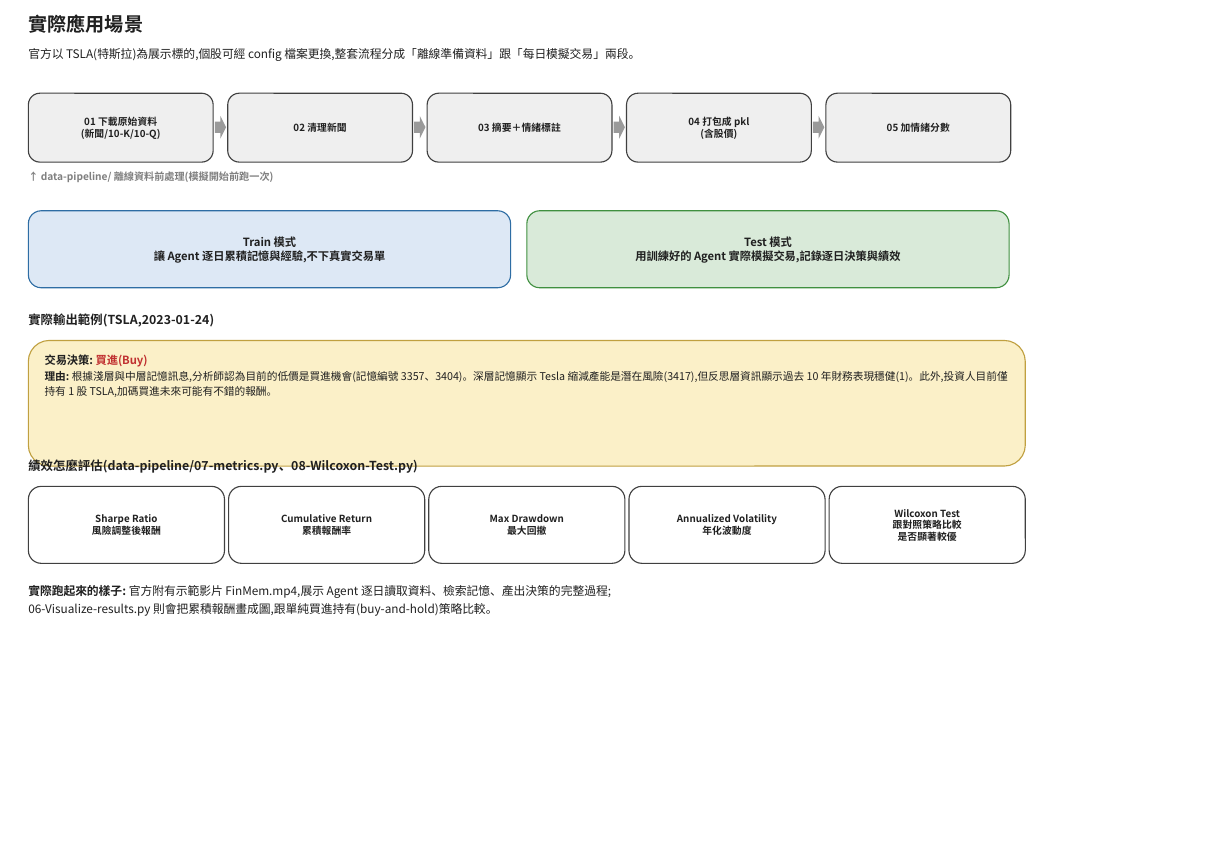
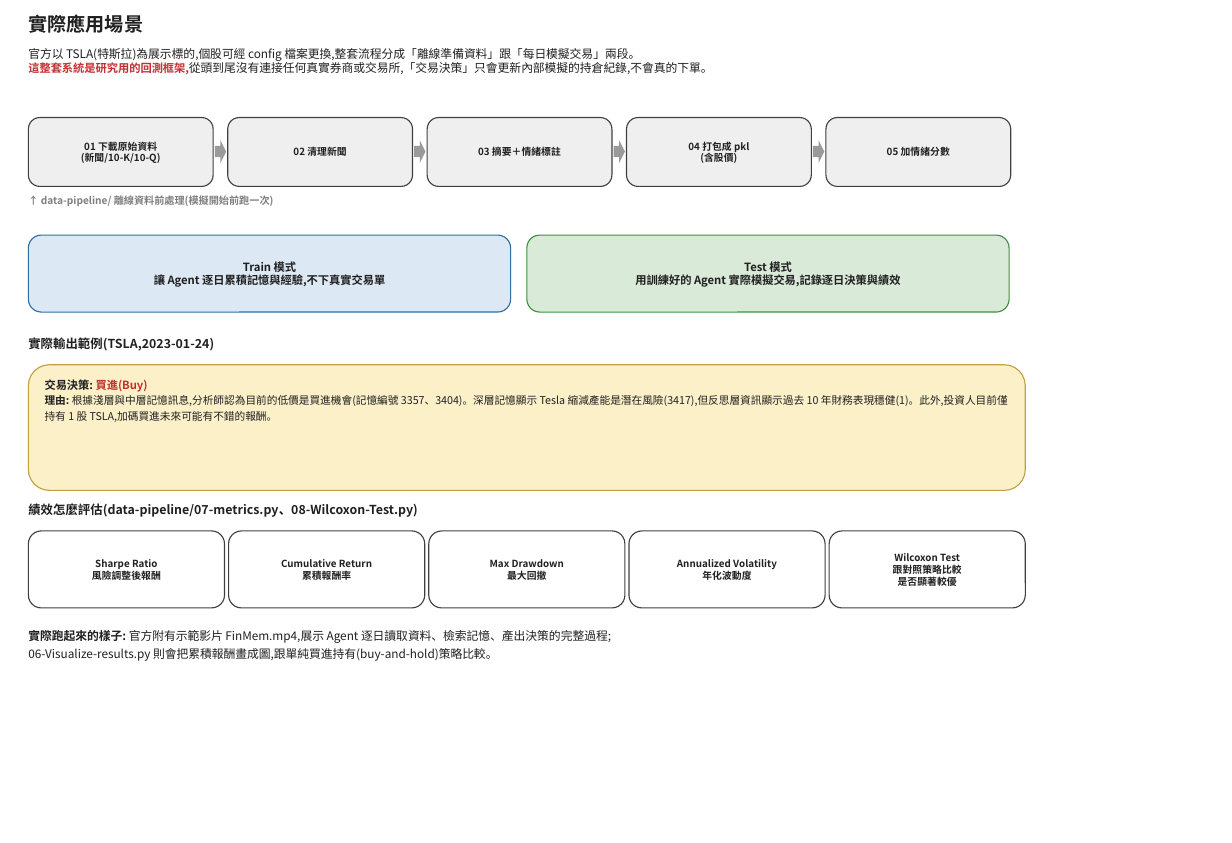
Before and after one commit to t114368508-Andy/FinMem-LLM-StockTrading, a slide deck: slide 4 of Andy/FinMem_PPT_完整版.pptx. Drawn at 1232x843 pixels with LibreOffice and Linux fonts; fonts in the diff are those of the drawing. Boxes give left, top, right and bottom in pixels: in the first picture for what was removed or moved away, otherwise in the second. Text is boxed around its words. In the diff, an @@ line names an element or a change of style, - is before the commit and + after.

```diff
--- a/Andy/FinMem_PPT_完整版.pptx
+++ b/Andy/FinMem_PPT_完整版.pptx
@@ text at box(28, 60, 713, 76): paragraph added @@
+這整套系統是研究用的回測框架,從頭到尾沒有連接任何真實券商或交易所,「交易決策」只會更新內部模擬的持倉紀錄,不會真的下單。
@@ 8 rounded rectangles, 4 right arrows, 3 texts: place and size @@
-8 rounded rectangles, 4 right arrows, 3 texts at box(28, 93, 1025, 466)
+8 rounded rectangles, 4 right arrows, 3 texts at box(28, 118, 1025, 490)
@@ 5 rounded rectangles, 2 texts: place and size @@
-5 rounded rectangles, 2 texts at box(28, 457, 1025, 616)
+5 rounded rectangles, 2 texts at box(28, 503, 1025, 661)
```
Also in this commit, not shown: 2 other slides changed, 3 other files.
